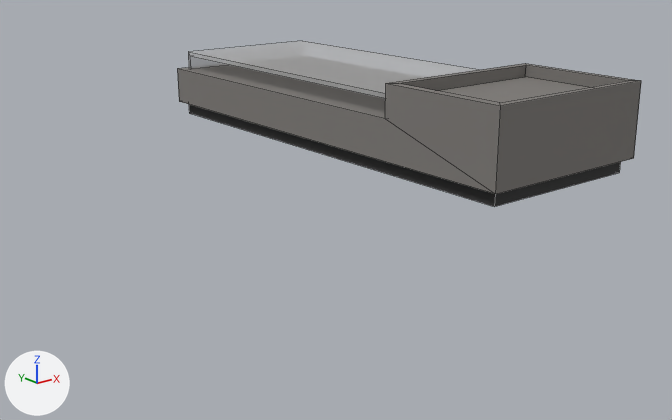
What one commit did to the OBJ model resources/templates/roomtemplate/models/table.obj.
Before and after are seen from a 50 mm camera at (-1.91, -2.95, 1.15) aimed at (0.74, 0.35, -0.17). Lighting does not change. The marker at lower left points along +X, +Y and +Z. Mesh edges are drawn as thin lines. Where no turn or scale is listed for an object, it has been applied to the vertices.

Objects in the first picture: 'table'.
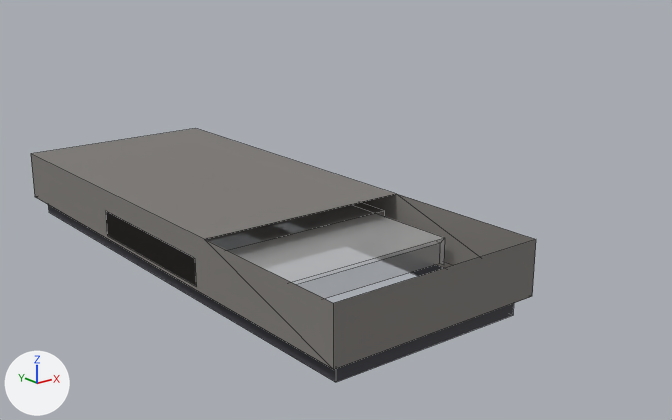
Patch to the scene script:
```diff
--- a/resources/templates/roomtemplate/models/table.obj.py
+++ b/resources/templates/roomtemplate/models/table.obj.py
@@ mat_material__5 @@
+mat_material__5 = principled_material('Material__5')
+mat_material__5.base_color = (0.051, 0.051, 0.0627)  # dark grey #404047
+mat_material__5.roughness = 0.786
@@ me_table @@
 # used by ob_table; location = (0.0, 0.0, 0.0)
 # verts and faces of me_table; kept vertices keep their numbers, new ones are numbered from 44
-me_table.from_pydata(...)  # 44 vertices, 36 faces; spans x 0.89..1.85, y -0.5..2.09, z 0.0..0.44
+me_table.from_pydata(...)  # 58 vertices, 43 faces; spans x -0.43..0.43, y -1.1..1.1, z -0.14..0.14
+# me_table part 1: the loose piece of 16 vertices spanning x 0.94..1.8, y 0.18..2.03, z 0.27..0.38 is scaled about its middle by (0.883, 0.779, 1), then moved by (-1.37, -1.11, -0.33)
+# me_table part 2: a new loose piece of 18 vertices spanning x -0.43..0.43, y -1.1..1.1, z -0.14..0.14
+# me_table part 3: the loose piece of 28 vertices spanning x 0.89..1.85, y -0.5..2.09, z 0.0..0.44 is deleted
+# me_table part 4
+verts[44] = (-0.43, 0.34, 0.05)  # pixel (105, 210)
+verts[45] = (-0.43, -0.34, 0.05)  # pixel (194, 258)
+verts[46] = (-0.43, 0.34, -0.05)  # pixel (107, 235)
+verts[47] = (-0.43, -0.34, -0.05)  # pixel (196, 286)
+for new, old in zip([*range(48, 52)], [*range(44, 48)]): verts[new] = verts[old] + (0.86, 0.0, 0.0)
+faces += [(44, 45, 49, 48), (44, 48, 50, 46), (45, 47, 51, 49), (44, 46, 47, 45), (48, 49, 51, 50)]  # mat_material__12803 (grey #7e7a77)
 me_table.materials.append(mat_material__12803)
 me_table.materials.append(mat_material__12743)
-me_table.materials.append(mat_material__62)  # black #353535
+me_table.materials.append(mat_material__5)  # dark grey #404047
```

What differs and where, as boxes [x1, y1, x2, y2] in the pictures (672 x 420 px; the box of a moved part takes in the faces that stretch with it):
'table', reshaped (9% wider, 53% taller): before [177, 41, 641, 207]; after [31, 128, 536, 382]
part 1 of me_table, moved or reshaped: before [188, 41, 479, 99]; after [207, 205, 445, 299]
part 2 of me_table, added: after [31, 128, 536, 382]
part 3 of me_table, deleted: before [177, 64, 641, 207]
part 4 of me_table, added (black): after [106, 202, 384, 286]
